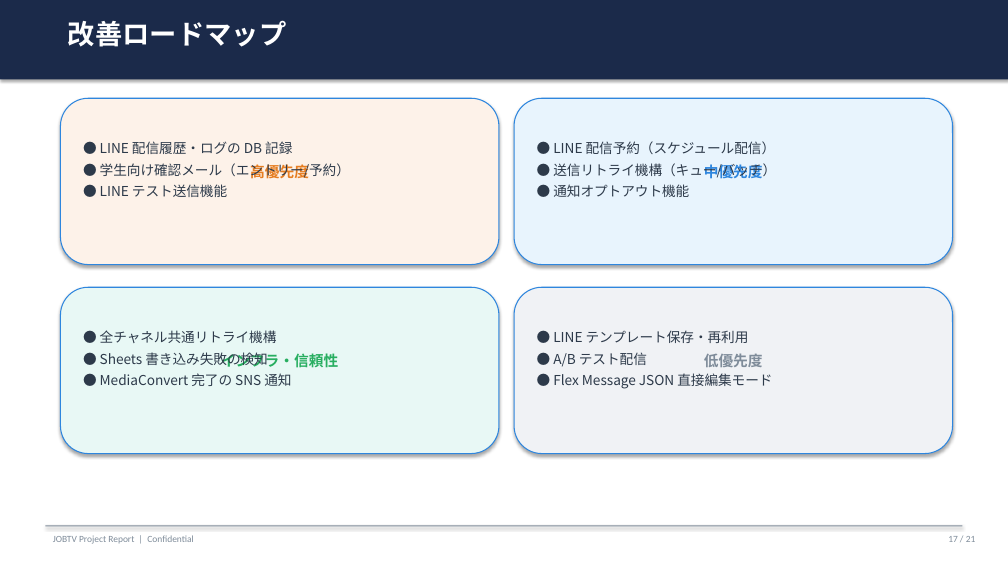
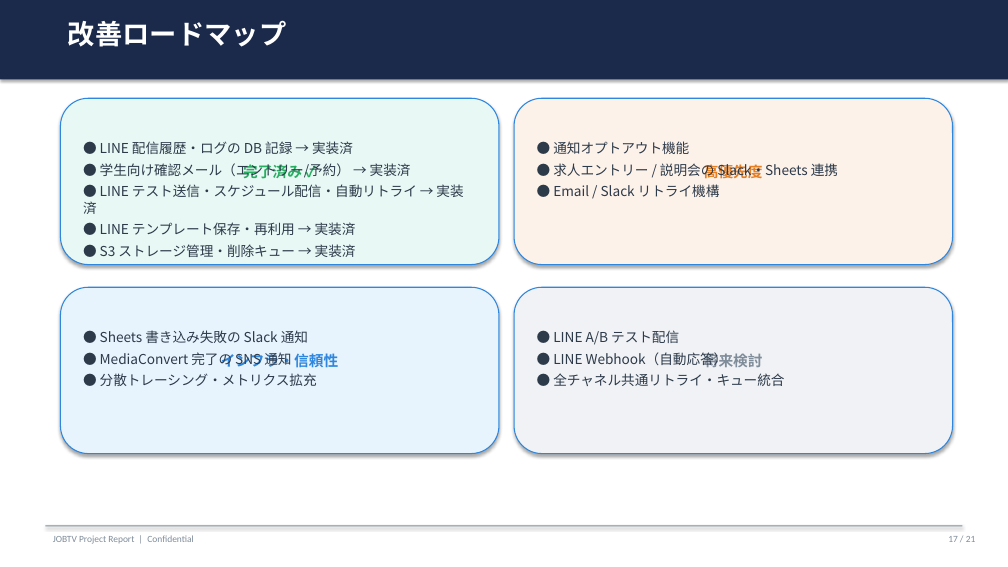
Before and after one commit to o-tatsuki1029/jobtv-app, a slide deck: slide 17 of docs/presentations/jobtv_executive_report.pptx. Drawn at 1008x567 pixels with LibreOffice and Linux fonts; fonts in the diff are those of the drawing. Boxes give left, top, right and bottom in pixels: in the first picture for what was removed or moved away, otherwise in the second. Text is boxed around its words. In the diff, an @@ line names an element or a change of style, - is before the commit and + after.

```diff
--- a/docs/presentations/jobtv_executive_report.pptx
+++ b/docs/presentations/jobtv_executive_report.pptx
@@ rounded rectangle "完了済み ✓" at bbox=[60, 98, 499, 265]: fill #FDF2E9 to #E8F8F5 @@
@@ rounded rectangle "高優先度" at bbox=[514, 98, 953, 265]: fill #E8F4FD to #FDF2E9 @@
@@ text at bbox=[83, 141, 463, 257]: text changed @@
-● LINE 配信履歴・ログの DB 記録
-● 学生向け確認メール（エントリー/予約）
-● LINE テスト送信機能
+● LINE 配信履歴・ログの DB 記録 → 実装済
+● 学生向け確認メール（エントリー/予約） → 実装済
+● LINE テスト送信・スケジュール配信・自動リトライ → 実装済
+● LINE テンプレート保存・再利用 → 実装済
+● S3 ストレージ管理・削除キュー → 実装済
@@ text at bbox=[553, 141, 776, 179]: paragraphs removed @@
-● LINE 配信予約（スケジュール配信）
-● 送信リトライ機構（キュー/バッチ）
@@ text in rounded rectangle at bbox=[243, 164, 302, 179]: text changed; text colour #E67E22 to #27AE60 @@
-高優先度
+完了済み ✓
@@ text at bbox=[553, 163, 838, 197]: paragraphs added @@
+● 求人エントリー / 説明会の Slack・Sheets 連携
+● Email / Slack リトライ機構
@@ text in rounded rectangle at bbox=[704, 163, 763, 182]: text changed; text colour #2E86DE to #E67E22 @@
-中優先度
+高優先度
@@ rounded rectangle "インフラ・信頼性" at bbox=[60, 287, 499, 454]: text colour #27AE60 to #2E86DE; fill #E8F8F5 to #E8F4FD @@
@@ text at bbox=[100, 330, 308, 343]: text changed @@
-● 全チャネル共通リトライ機構
-● Sheets 書き込み失敗の検知
+● Sheets 書き込み失敗の Slack 通知
@@ text at bbox=[553, 330, 784, 386]: text changed @@
-● LINE テンプレート保存・再利用
-● A/B テスト配信
-● Flex Message JSON 直接編集モード
+● LINE A/B テスト配信
+● LINE Webhook（自動応答）
+● 全チャネル共通リトライ・キュー統合
@@ text in rounded rectangle at bbox=[704, 352, 763, 367]: text changed @@
-低優先度
+将来検討
@@ text at bbox=[100, 373, 317, 386]: paragraph added @@
+● 分散トレーシング・メトリクス拡充
```
Also in this commit, not shown: 8 other slides changed, 18 other files.
